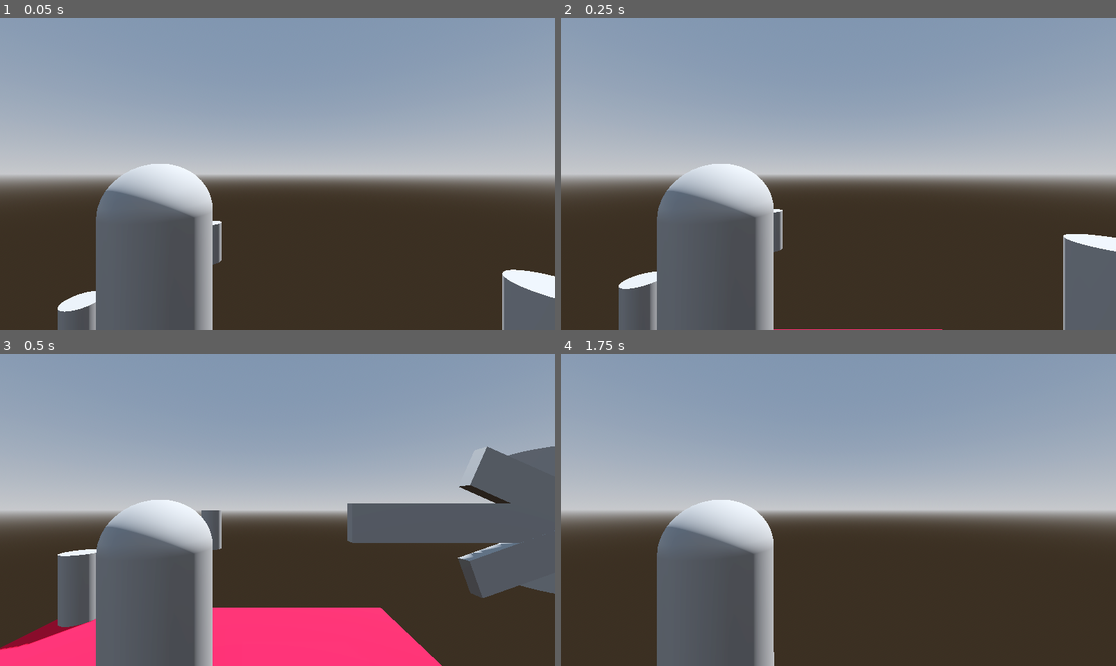
Above: before the commit, frames 1-4 (two rows, left to right).
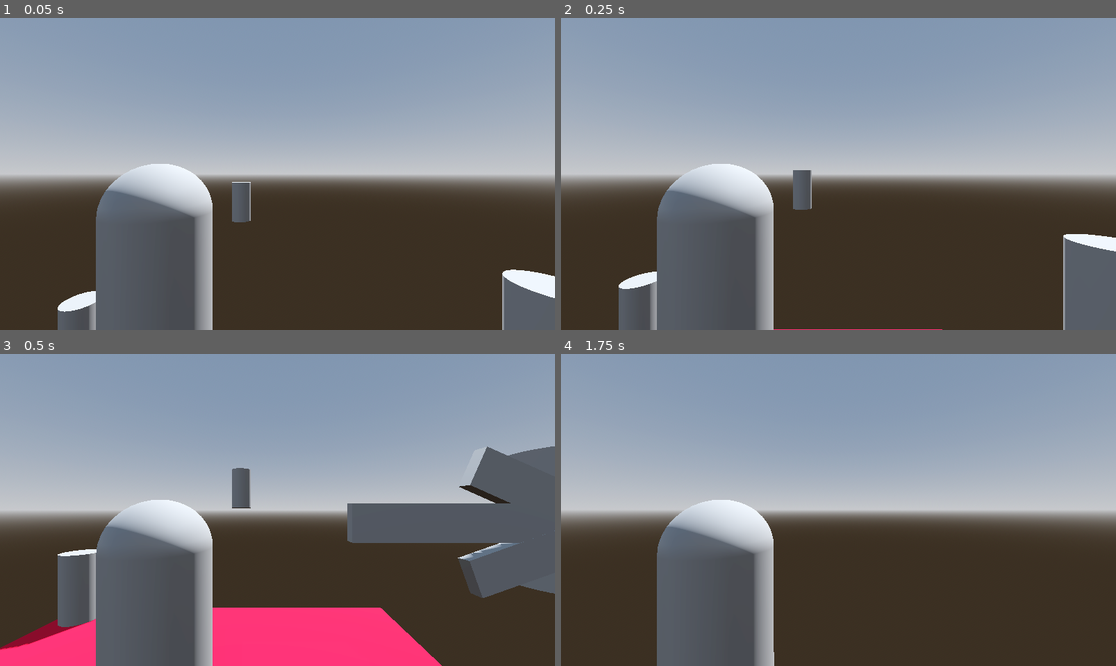
Above: after the commit, the same moments.

Repository: felixfelixwal/parcour
Game: Godot game, scene res://mesh_instance_3d.tscn
Two runs of this game, one before a commit and one after it. Both use one fixed random seed, a clock stepped at 60 frames per second and the inputs below. This scene is started directly instead of the project's main scene.
Inputs (mouse positions are in pixels of both pictures, inside the frame that each line leads up to):
- Up to frame 1 (0.05 s): no input
- Up to frame 2 (0.25 s): no input
- Up to frame 3 (0.5 s): no input
- Up to frame 4 (1.75 s): move the mouse to (866, 510) at 0.52 s; hold Shift (sprint) 0.53-1.28 s; hold W (move_forward) from 0.53 s (still down); tap Space (jump) at 0.77, 1.52 s; move the mouse to (810, 510) at 1.27 s; tap Shift (sprint) at 1.35 s

The runs differ from the first frame. In frame 1, 0.6% of the frame differs, in the area x 38-46%, y 52-80%; in frame 2, 0.6%; in frame 3, 0.7%, in the area x 36-46%, y 36-63%; in frame 4, nothing differs.

Commit message:
Update mesh_instance_3d.tscn

Diff:
--- a/parcour/mesh_instance_3d.tscn
+++ b/parcour/mesh_instance_3d.tscn
@@ -91,7 +91,7 @@
 shape = SubResource("ConcavePolygonShape3D_dggpd")
 
 [node name="MeshInstance3D3" type="MeshInstance3D" parent="Map"]
-transform = Transform3D(1, 1.96468e-05, 0.000223344, -1.981e-05, 1, 0.00070962, -0.000223328, -0.000709621, 1, -1.945, 2.351, -8.888)
+transform = Transform3D(1, 1.96468e-05, 0.000223344, -1.981e-05, 1, 0.00070962, -0.000223328, -0.000709621, 1, -0.373626, 4.49122, -8.88805)
 mesh = SubResource("CylinderMesh_wlnqo")
 skeleton = NodePath("../..")
 
